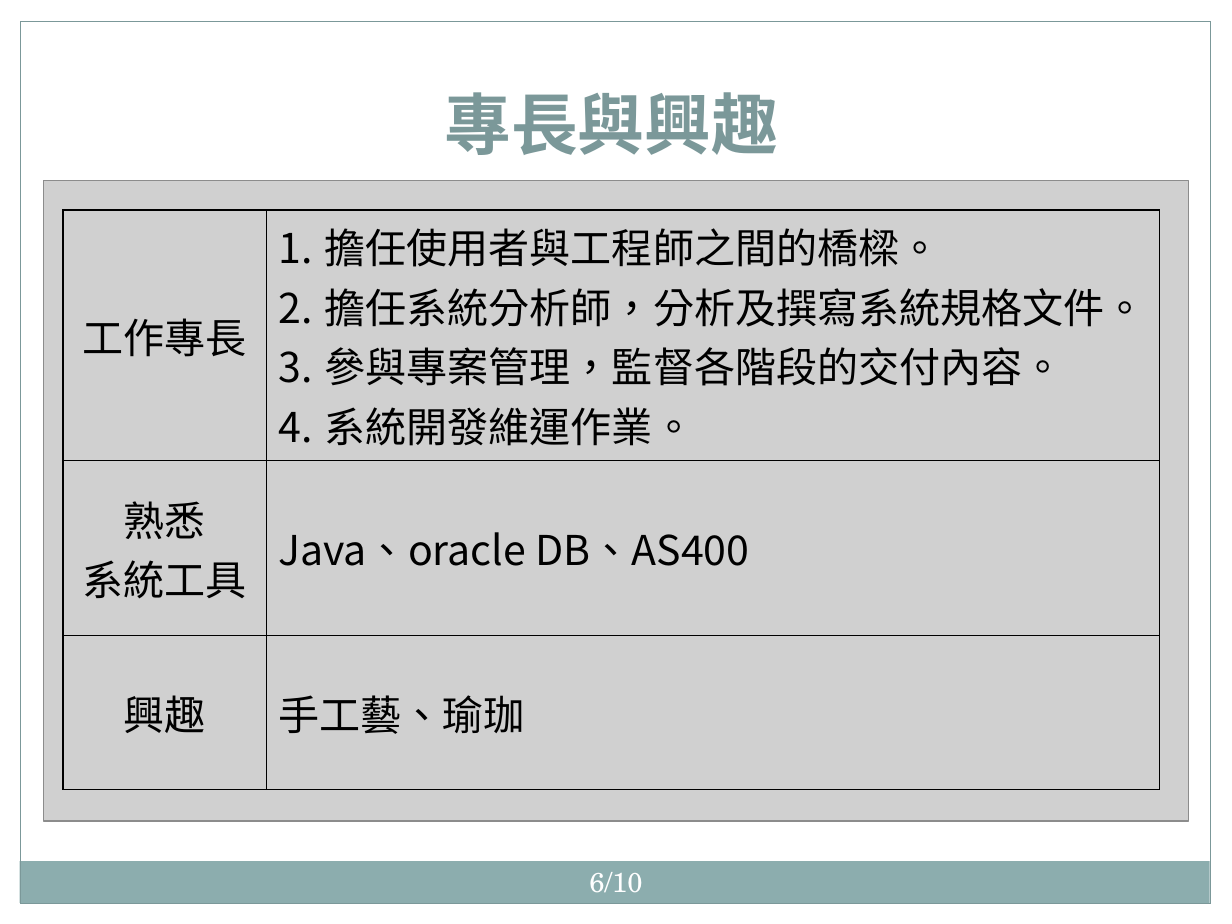
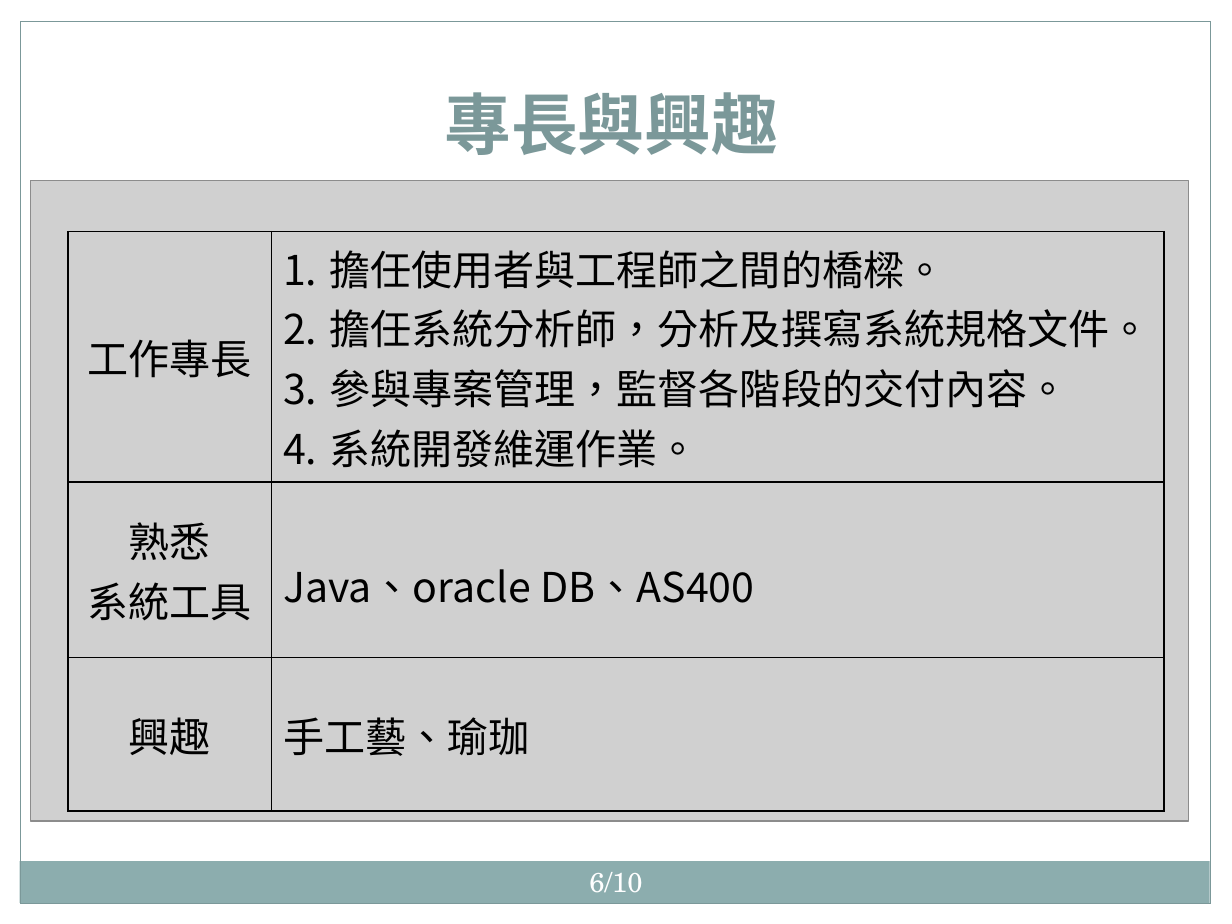
Before and after one commit to hrne/FINAL_REPORT, a slide deck: slide 6 of twu/面試/數據通信分公司_附件CHK-01簡報_1100427_涂宇欣.pptx. Drawn at 1232x924 pixels with LibreOffice and Linux fonts; fonts in the diff are those of the drawing; grey boxes stand for pictures; background and template pictures are left out. Boxes give left, top, right and bottom in pixels: in the first picture for what was removed or moved away, otherwise in the second. Text is boxed around its words. In the diff, an @@ line names an element or a change of style, - is before the commit and + after.

```diff
--- a/twu/面試/數據通信分公司_附件CHK-01簡報_1100427_涂宇欣.pptx
+++ b/twu/面試/數據通信分公司_附件CHK-01簡報_1100427_涂宇欣.pptx
@@ picture: place and size @@
-picture at [43, 181, 1188, 822]
+picture at [31, 181, 1189, 822]
@@ table at [68, 232, 1164, 772] @@
@@ line spacing 1 to 1.5 @@
@@ table: place and size @@
-table at [63, 209, 1159, 750]
+table at [68, 232, 1164, 772]
```
Also in this commit, not shown: 8 other slides changed, 1 slide added, 3 other files.
